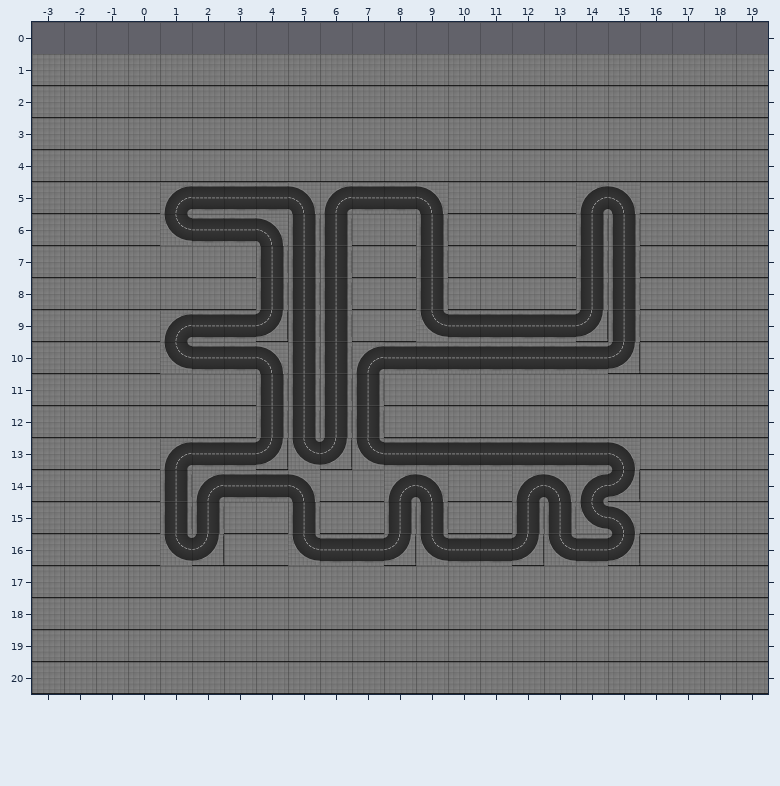
An edit to a level. Tiled map, gbBundle/scenes/level_13.tmx. Above: the version before the commit.
Cells are 128x128 px. Shown: x -3..19, y 0..20. The old version is drawn lined up with the new one.
Once edited:
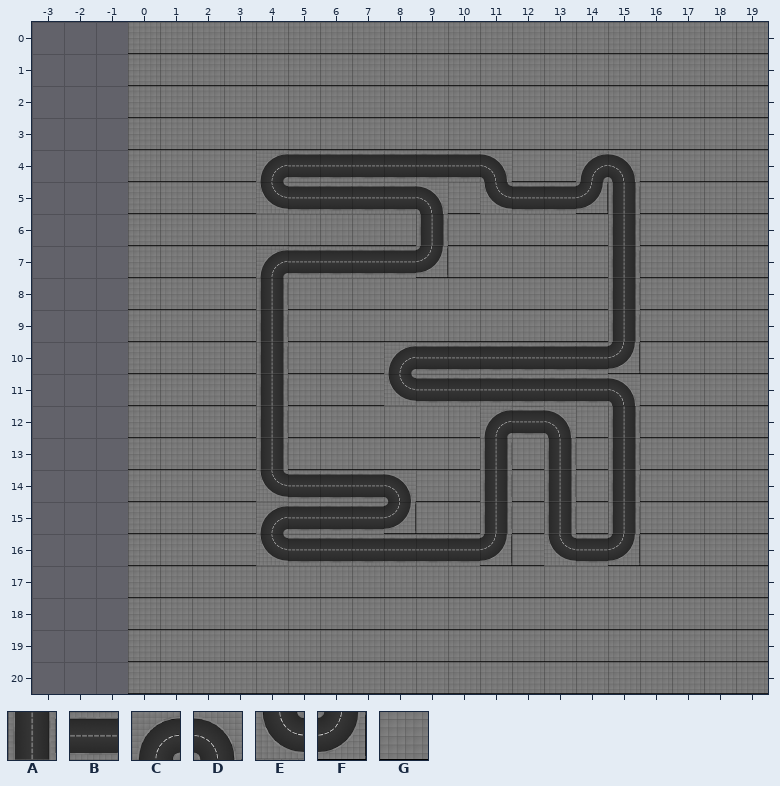
Key: from "track_01": A 0, B 1, C 7, D 8, E 14, F 15, G 21.
_ is an empty cell.
What changed:
map size 23x20 -> 20x21 cells (old content now starts at -3,1; both pictures use the new coordinates)
Layer "track":
Tile B becomes tile A in row 13 at x 11 and 13.
Tile D becomes tile A in row 5 at x 15; in row 10 at x 4; in row 13 at x 15; in row 14 at x 13; in row 15 at x 15.
Tile F becomes tile A in row 9 at x 4; in row 13 at x 4; in row 14 at x 15.
Tile G becomes tile A in row 12 at x 15; in rows 14 to 15 at x 11.
Tile A becomes tile B in row 7 at x 5 to 6; in row 15 at x 5.
Tile C becomes tile B in row 5 at x 6.
Tile D becomes tile B in row 5 at x 5; in row 14 at x 5.
Tile E becomes tile B in row 16 at x 5 and 9.
Tile F becomes tile B in row 16 at x 8.
Tile G becomes tile B in row 4 at x 5 to 10; in row 5 at x 12 to 13; in row 7 at x 7 to 8; in row 11 at x 9 to 14; in row 12 at x 12; in rows 14 to 15 at x 6 to 7.
Tile A becomes tile C in row 7 at x 4.
Tile B becomes tile C in row 10 at x 8.
Tile G becomes tile C in row 4 at x 4 and 14; in row 12 at x 11; in row 15 at x 4.
Tile C becomes tile D in row 14 at x 8.
Tile G becomes tile D in row 4 at x 11 and 15; in row 11 at x 15; in row 12 at x 13.
Tile B becomes tile E in row 5 at x 4; in row 14 at x 4.
Tile G becomes tile E in row 5 at x 11; in row 11 at x 8; in row 16 at x 4.
Tile A becomes tile F in row 7 at x 9; in row 15 at x 8.
Tile B becomes tile F in row 16 at x 11.
Tile C becomes tile F in row 5 at x 14.
Tile A becomes tile G in row 6 at x 5 to 6 and 14; in row 7 at x 14; in row 8 at x 5 to 6, 9 and 14; in rows 9 to 10 at x 5 to 6; in rows 11 to 12 at x 5 to 7; in row 14 at x 1.
Tile A becomes tile G in row 15 at x 1 to 2, 9 and 12.
Tile B becomes tile G in rows 5 to 6 at x 2 to 3; in row 9 at x 2 to 3 and 10 to 13; in row 10 at x 2 to 3; in row 13 at x 2 to 3, 8 to 10, 12 and 14; in row 14 at x 3.
Tile C becomes tile G in row 5 at x 1; in row 9 at x 1; in row 10 at x 7; in row 13 at x 1; in row 14 at x 2, 12 and 14.
Tile D becomes tile G in row 6 at x 4; in row 14 at x 9.
Tile E becomes tile G in row 6 at x 1; in row 9 at x 9; in row 10 at x 1; in row 13 at x 5 and 7; in row 15 at x 14; in row 16 at x 1.
Tile F becomes tile G in row 9 at x 14; in row 13 at x 6; in row 16 at x 2 and 12.
The author put tile G in row 0 at x 0 to 19.
The edit erases tile G in rows 1 to 20 at x -3 to -1.
Changed places in both pictures, as pixel boxes (x1, y1, x2, y2):
changed: (32, 22, 768, 694)
